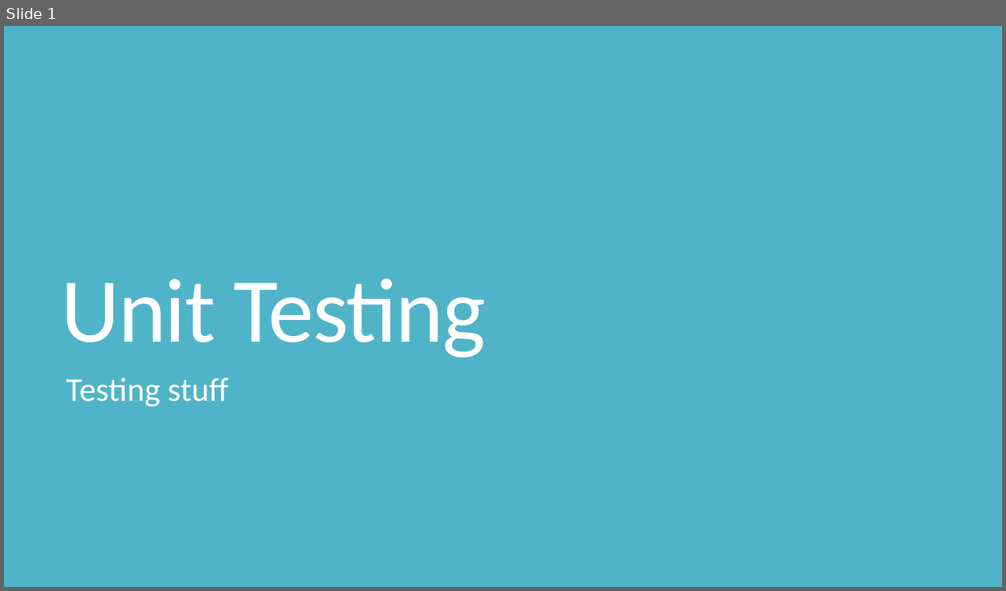
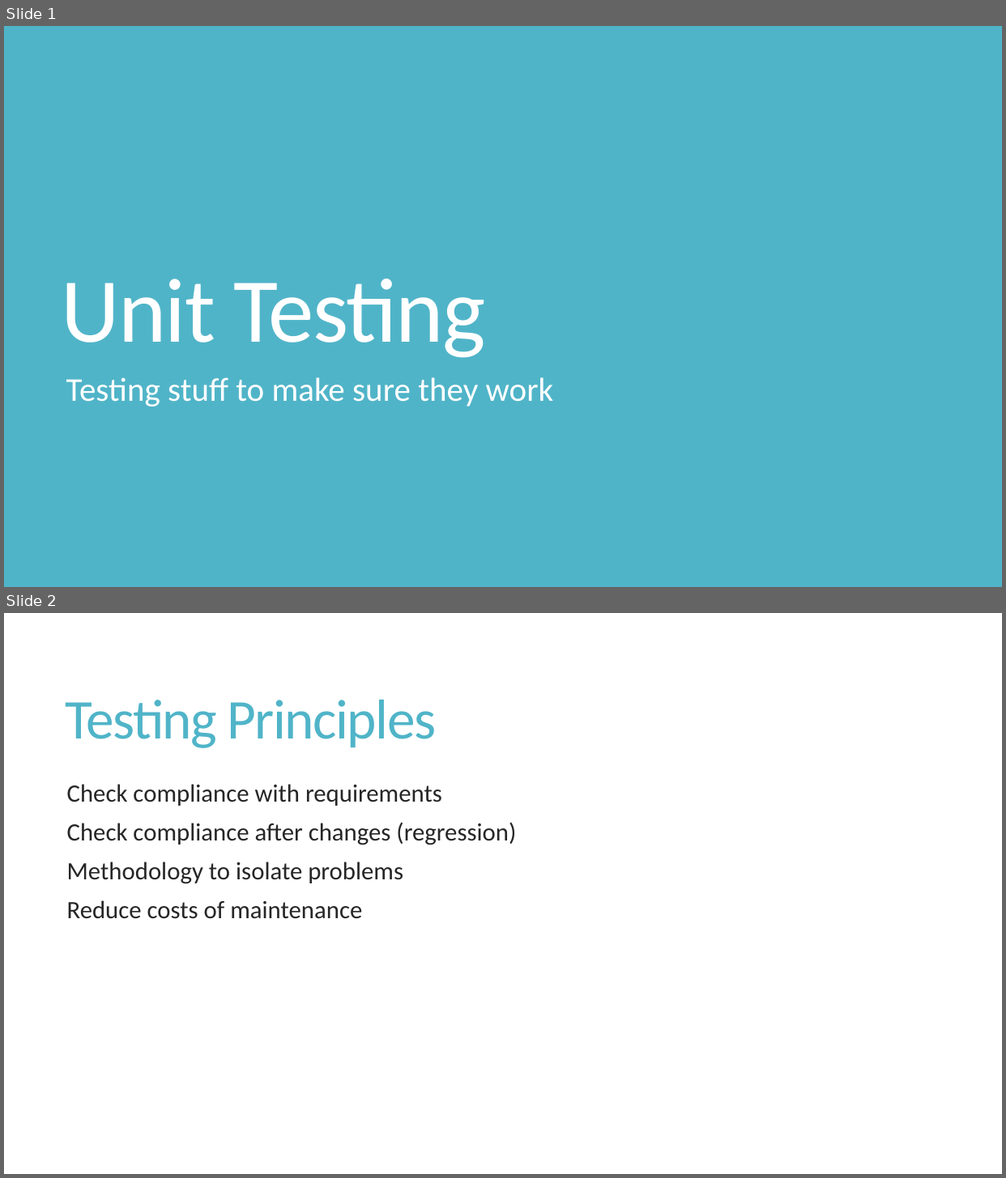
Before and after one commit to shabbir-hussain/ecse321tutorials, a slide deck: 04-UnitTesting.pptx. Shown one above the other, each under a label of ours: slide 1 before the commit, slides 1 and 2 after it. The pictures are 1006x591 and 1006x1178 pixels, drawn with LibreOffice and Linux fonts; fonts in the diff are those of the drawing. Boxes give left, top, right and bottom in pixels: in the first picture for what was removed or moved away, otherwise in the second. Text is boxed around its words. In the diff, an @@ line names an element or a change of style, - is before the commit and + after.

```diff
--- a/04-UnitTesting.pptx
+++ b/04-UnitTesting.pptx
@@ slide 2 added at (x1=4, y1=613, x2=1002, y2=1174), background #FFFFFF @@
@@ title added at (x1=66, y1=700, x2=437, y2=748), 54 pt, text #50B4C8 @@
+Testing Principles
@@ text added at (x1=67, y1=784, x2=516, y2=919), 24 pt, text #262626 @@
+Check compliance with requirements
+Check compliance after changes (regression)
+Methodology to isolate problems
+Reduce costs of maintenance
@@ slide 1 changed as well @@
@@ subtitle at (x1=66, y1=378, x2=554, y2=407): text changed @@
-Testing stuff
+Testing stuff to make sure they work
```
Also in this commit, not shown: 1 other slide changed, 18 other slides added, 12 slides removed, 11 other files.
